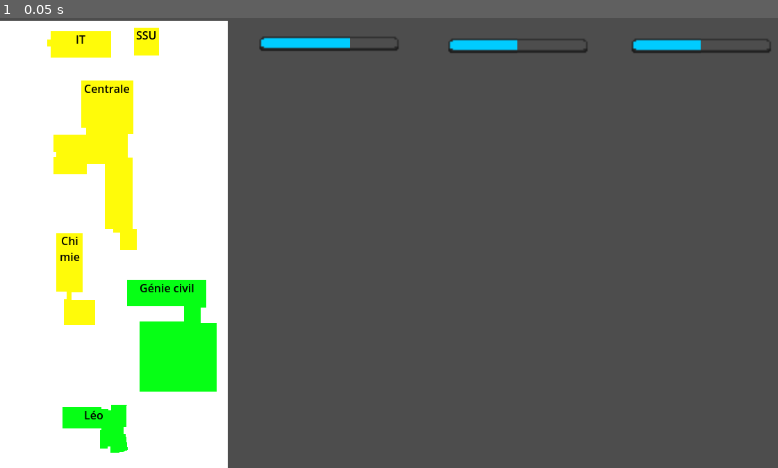
Above: before the commit, frame 1.
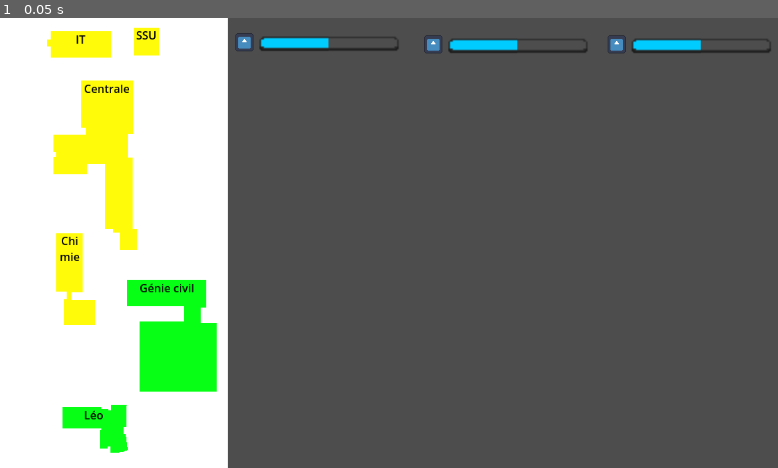
Above: after the commit, the same moment.

Repository: Spidermatou/The-Schu-Man
Game: Godot game, scene res://scenes/manager/manager.tscn
The game is run twice, just before and just after one commit, with the same random seed, the same clock (stepped at 60 frames per second) and the same inputs. The engine's default icon, where the game draws it, is replaced by a stand-in: a white triangle on a blue panel in a dark square.
Inputs:
- Up to frame 1 (0.05 s): no input

The runs differ from the first frame. In frame 1, 0.5% of the frame differs, in the area x 0-81%, y 0-8%.

Commit message:
add the game's different endings' scafolds

Diff:
--- a/The Schu-Man/scenes/gauges/gauge.gd
+++ b/The Schu-Man/scenes/gauges/gauge.gd
@@ -1,4 +1,6 @@
 extends TextureProgressBar
+
+signal isEmpty
 
 @onready var _variation : Label = $Variation
 @onready var _icon : Sprite2D = $Icon
--- a/The Schu-Man/scenes/manager/manager.gd
+++ b/The Schu-Man/scenes/manager/manager.gd
@@ -4,7 +4,7 @@
 var lastCards : Array = []
 var cardsData = {}
 
-# Children
+# children
 @onready var _endGameScreen = $EndGameScreen
 @onready var _campus = $Campus
 @onready var _financeGauge = $GaugeFinance
@@ -52,10 +52,6 @@
 	nextCard()
 
 # TODO rename
-func handleEndGame():
-	_endGameScreen.show()
-
-# TODO rename
 func handlePeakToLeft():
 	pass
 
@@ -88,5 +84,15 @@
 	_campus.setHealth(_campus.buildings.LEO, 80)
 
 	# test
-	var g = $GaugeFinance
-	g.value += 15
+
+func _on_gauge_finance_is_empty():
+	_endGameScreen.show()
+	# _endGameScreen.texture = load("res://path/to/your/texture.png")
+
+func _on_gauge_central_is_empty():
+	_endGameScreen.show()
+	# _endGameScreen.texture = load("res://path/to/your/texture.png")
+
+func _on_gauge_intern_is_empty():
+	_endGameScreen.show()
+	# _endGameScreen.texture = load("res://path/to/your/texture.png")
--- a/The Schu-Man/scenes/manager/manager.tscn
+++ b/The Schu-Man/scenes/manager/manager.tscn
@@ -12,7 +12,7 @@
 
 [node name="MapBackground" type="Polygon2D" parent="."]
 color = Color(0.486275, 0.486275, 0.486275, 1)
-polygon = PackedVector2Array(-600, -320, -248, -320, -248, -320, -248, 328, -600, 328)
+polygon = PackedVector2Array(-600, -344, -248, -344, -248, -320, -248, 328, -600, 328)
 
 [node name="Campus" parent="." instance=ExtResource("2_wnkwo")]
 position = Vector2(-537, -326)
@@ -29,6 +29,7 @@
 offset_right = -103.0
 offset_bottom = -289.0
 scale = Vector2(2, 2)
+iconTexture = ExtResource("3_33dhc")
 
 [node name="GaugeCentral" parent="." instance=ExtResource("4_272cb")]
 offset_left = 64.0
@@ -36,6 +37,7 @@
 offset_right = 169.0
 offset_bottom = -286.0
 scale = Vector2(2, 2)
+iconTexture = ExtResource("3_33dhc")
 
 [node name="GaugeIntern" parent="." instance=ExtResource("4_272cb")]
 offset_left = 328.0
@@ -43,3 +45,8 @@
 offset_right = 433.0
 offset_bottom = -286.0
 scale = Vector2(2, 2)
+iconTexture = ExtResource("3_33dhc")
+
+[connection signal="isEmpty" from="GaugeFinance" to="." method="_on_gauge_finance_is_empty"]
+[connection signal="isEmpty" from="GaugeCentral" to="." method="_on_gauge_central_is_empty"]
+[connection signal="isEmpty" from="GaugeIntern" to="." method="_on_gauge_intern_is_empty"]
